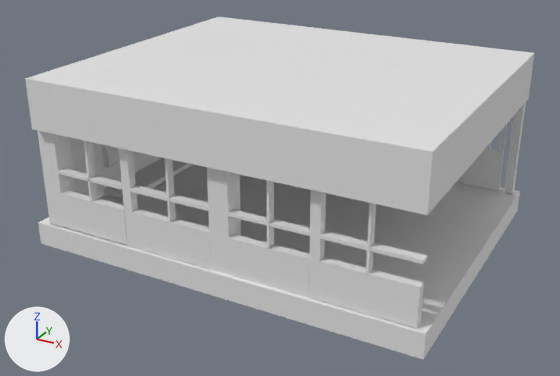
A saved change to the Blender file ClusterCreatorKitTemplate-master/Assets/校舎中 ワールド/教室4改.blend.
The view is the same before and after, from a camera (50 mm lens) standing at (22.5, -38.2, 20.1) and looking at (1.5, -0.2, 1.1). Lighting does not change. The marker at lower left points along +X, +Y and +Z.

Objects in the first picture: '平面.001', '平面.002', '平面.003', '平面.004', '平面.012', '平面.019', '平面.020', '平面.021', '平面.022', '平面.023', '平面.028', '平面.029'.
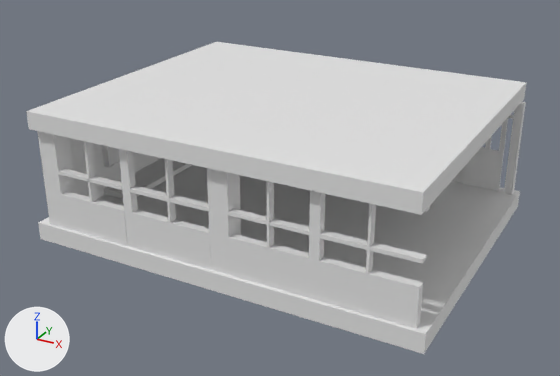
Location of each change, (x1, y1, x2, y2) in pixels of the pictures (560 x 376 px):
'平面.021', moved, rescaled (13% shorter): before (25, 17, 535, 215); after (26, 42, 527, 215)
'平面.022', rescaled: before (38, 165, 520, 359); after (38, 165, 520, 354)
'平面.004', moved, rescaled: before (309, 190, 427, 328); after (308, 191, 430, 329)
'平面.029', rescaled: before (207, 167, 310, 298); after (207, 168, 309, 298)
'平面.001', moved, rescaled: before (38, 131, 127, 245); after (38, 131, 127, 246)
'平面.002', moved, rescaled: before (119, 148, 211, 269); after (119, 149, 211, 270)
'平面.028', unchanged, covered by the edit: before (104, 158, 194, 198); after (104, 164, 192, 198)

What changed in the scene script:
```text
Change ob_平面_001:
    ob_平面_001.location: (-8.4, -8.38, 0.0) -> (-8.4, -8.38, -0.11)
    ob_平面_001.scale: (0.585, 0.585, 0.585) -> (0.585, 0.585, 0.601)
Change ob_平面_002:
    ob_平面_002.location: (-8.39, -8.45, -0.01) -> (-8.39, -8.45, -0.09)
    ob_平面_002.scale: (0.585, 0.525, 0.585) -> (0.585, 0.525, 0.594)
Change ob_平面_004:
    ob_平面_004.location: (2.85, -8.46, -0.01) -> (2.82, -8.46, -0.05)
    ob_平面_004.scale: (0.585, 0.523, 0.585) -> (0.585, 0.523, 0.594)
Change ob_平面_029:
    ob_平面_029.scale: (0.585, 0.585, 0.594) -> (0.585, 0.585, 0.601)
Change ob_平面_021:
    ob_平面_021.location: (2.38, 0.05, 5.93) -> (2.13, 0.05, 5.89)
    ob_平面_021.scale: (11.3, 9.45, 13.7) -> (11.3, 9.45, 4.95)
Change ob_平面_022:
    ob_平面_022.scale: (-11.9, -9.12, -16.3) -> (-11.9, -9.12, -12.7)
```
